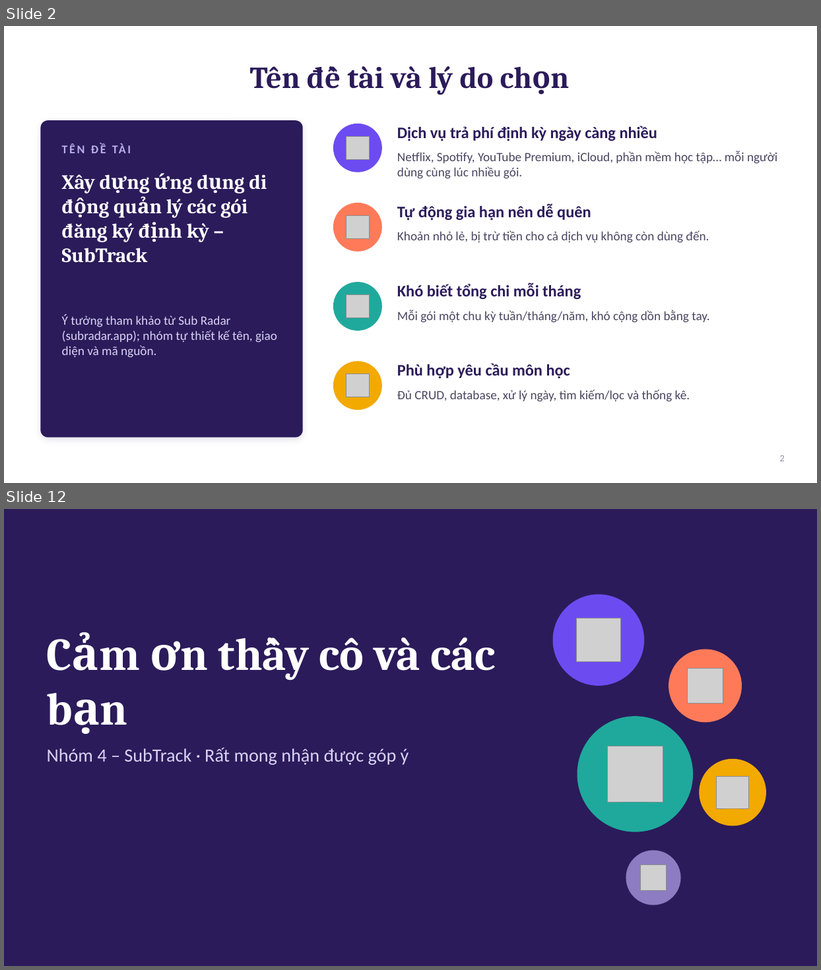
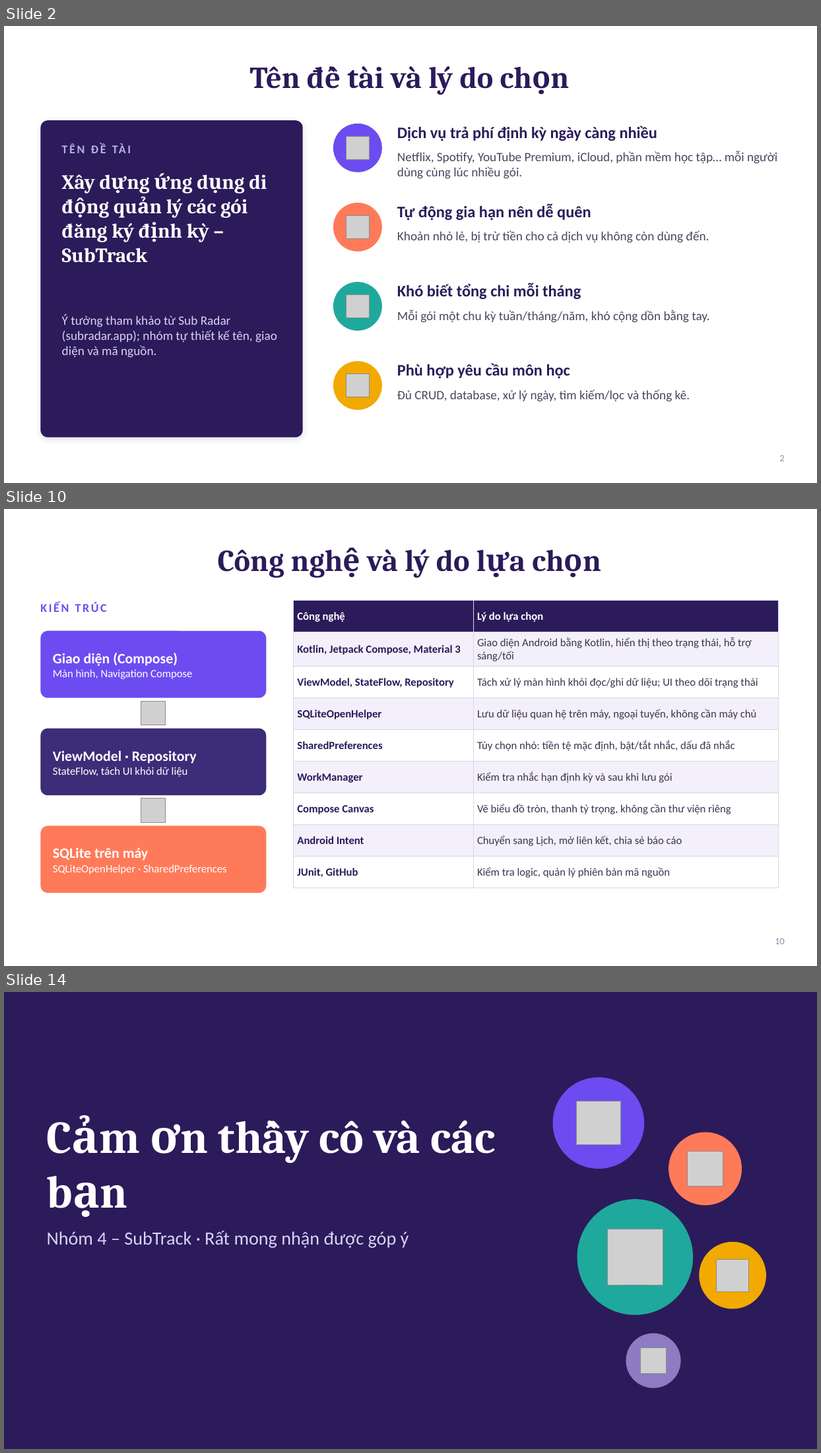
Before and after one commit to nkhhieu123/ltdd, a slide deck: docs/SubTrack_GioiThieuDeTai.pptx. Shown one above the other, each under a label of ours: slides 2 and 12 before the commit, slides 2, 10 and 14 after it; the slides between them are not shown. The pictures are 821x970 and 821x1453 pixels, drawn with LibreOffice and Linux fonts; fonts in the diff are those of the drawing; grey boxes stand for pictures. Boxes give left, top, right and bottom in pixels: in the first picture for what was removed or moved away, otherwise in the second. Text is boxed around its words. In the diff, an @@ line names an element or a change of style, - is before the commit and + after.

Commit message:
Bổ sung nội dung Tuần 1: sơ đồ Use Case trên slide, sửa quan hệ nhắc hạn, đặc tả đủ UC, giới hạn, ca kiểm thử, phân công có tiêu chí nghiệm thu

```diff
--- a/docs/SubTrack_GioiThieuDeTai.pptx
+++ b/docs/SubTrack_GioiThieuDeTai.pptx
@@ slide 10 added at (4, 509, 817, 966), background #FFFFFF @@
@@ title added at (218, 549, 470, 578), 36 pt, text #2B1B5A, bold @@
+Công nghệ và lý do lựa chọn
@@ text added at (40, 602, 107, 612), 14 pt, text #6C4CF1, bold @@
+KIẾN TRÚC
@@ table added at (294, 601, 779, 881), 9 rows, 2 columns @@
+Công nghệ | Lý do lựa chọn
+Kotlin, Jetpack Compose, Material 3 | Giao diện Android bằng Kotlin, hiển thị theo trạng thái, hỗ trợ sáng/tối
+ViewModel, StateFlow, Repository | Tách xử lý màn hình khỏi đọc/ghi dữ liệu; UI theo dõi trạng thái
+SQLiteOpenHelper | Lưu dữ liệu quan hệ trên máy, ngoại tuyến, không cần máy chủ
+SharedPreferences | Tùy chọn nhỏ: tiền tệ mặc định, bật/tắt nhắc, dấu đã nhắc
+WorkManager | Kiểm tra nhắc hạn định kỳ và sau khi lưu gói
+Compose Canvas | Vẽ biểu đồ tròn, thanh tỷ trọng, không cần thư viện riêng
+Android Intent | Chuyển sang Lịch, mở liên kết, chia sẻ báo cáo
+JUnit, GitHub | Kiểm tra logic, quản lý phiên bản mã nguồn
@@ rounded rectangle added at (40, 631, 266, 698), fill #6C4CF1 @@
@@ text added at (53, 653, 192, 679), 13 pt, text #FFFFFF @@
+Giao diện (Compose)
+Màn hình, Navigation Compose
@@ picture added at (141, 701, 166, 725) @@
@@ rounded rectangle added at (40, 729, 266, 795), fill #3D2C78 @@
@@ text added at (53, 751, 197, 777), 13 pt, text #FFFFFF @@
+ViewModel · Repository
+StateFlow, tách UI khỏi dữ liệu
@@ picture added at (141, 799, 166, 823) @@
@@ rounded rectangle added at (40, 826, 266, 893), fill #FF7A59 @@
@@ text added at (53, 848, 227, 875), 13 pt, text #FFFFFF @@
+SQLite trên máy
+SQLiteOpenHelper · SharedPreferences
@@ page number added at (775, 939, 784, 945), 11 pt, text #8E8AA6 @@
+10
@@ what was slide 12 is now slide 14 @@
```
Also in this commit, not shown: 5 slides changed, 5 other slides added, 4 slides removed, 1 other file.
